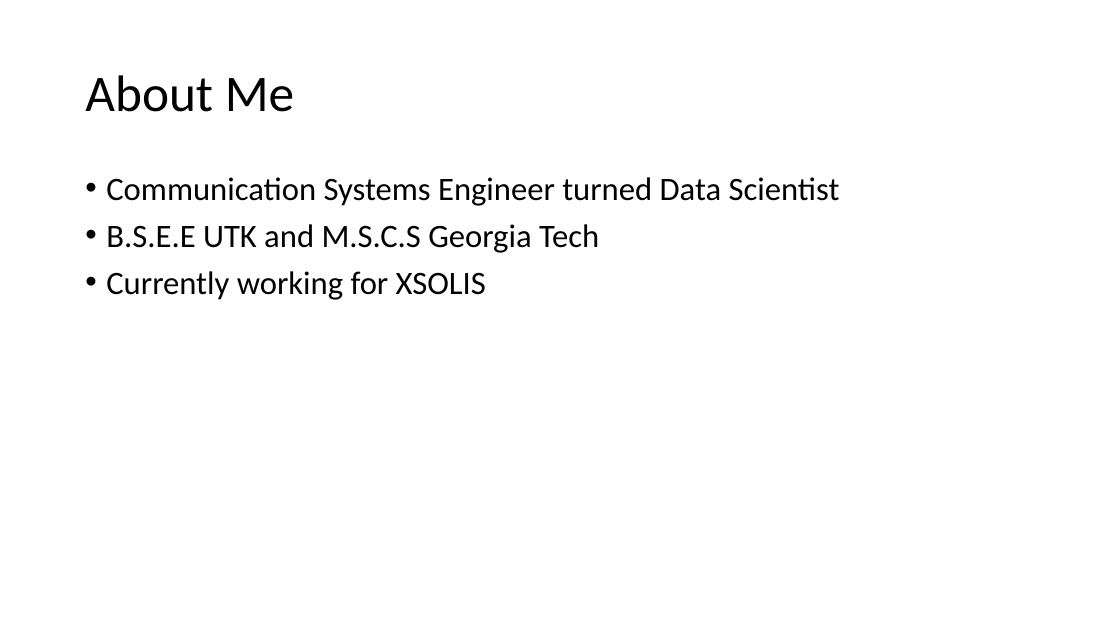
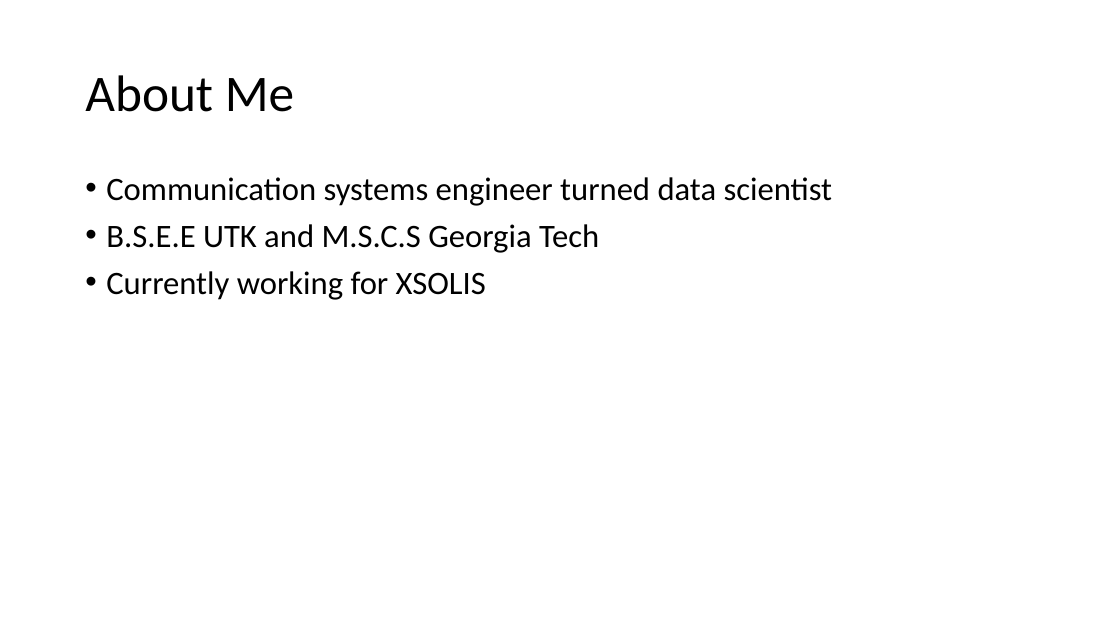
Before and after one commit to clinzy/AttentionModels101, a slide deck: slide 2 of AttentionModels101-DSNashville.pptx. Drawn at 1120x630 pixels with LibreOffice and Linux fonts; fonts in the diff are those of the drawing. Boxes give left, top, right and bottom in pixels: in the first picture for what was removed or moved away, otherwise in the second. Text is boxed around its words. In the diff, an @@ line names an element or a change of style, - is before the commit and + after.

```diff
--- a/AttentionModels101-DSNashville.pptx
+++ b/AttentionModels101-DSNashville.pptx
@@ text at box(106, 177, 833, 206): text changed @@
-• Communication Systems Engineer turned Data Scientist
+• Communication systems engineer turned data scientist
```
Also in this commit, not shown: 11 other slides changed.
